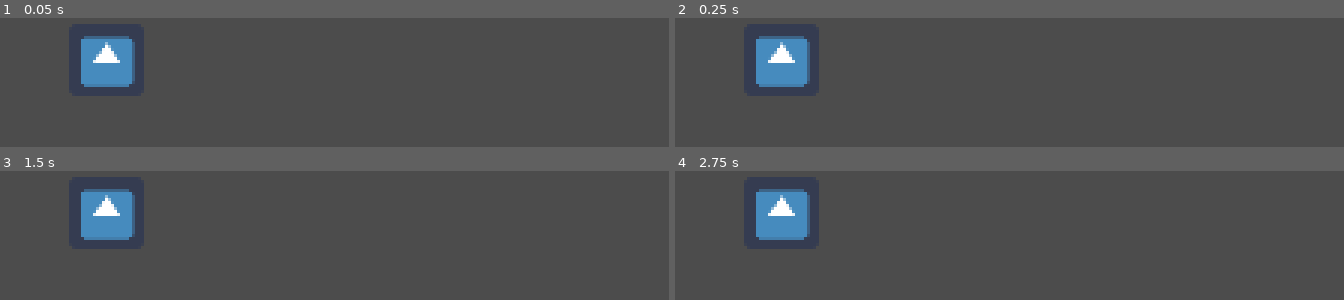
Above: before the commit, frames 1-4 (two rows, left to right).
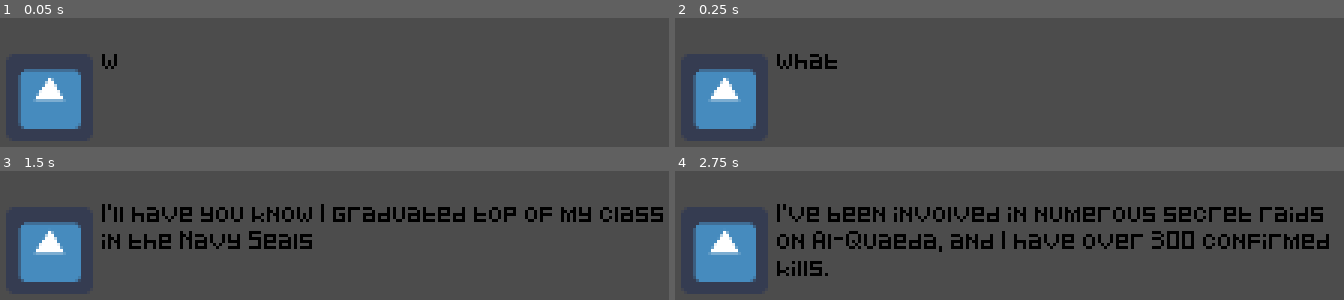
Above: after the commit, the same moments.

Repository: ElkkuTheBaws/ldjam46
Game: Godot game, scene res://UI/DialogBox.tscn
Same seed, same stepped clock (60 frames per second), same inputs: the game is played once before the commit and once after it. This scene is started directly instead of the project's main scene. The engine's default icon, where the game draws it, is replaced by a stand-in: a white triangle on a blue panel in a dark square.
Inputs:
- Up to frame 1 (0.05 s): no input
- Up to frame 2 (0.25 s): no input
- Up to frame 3 (1.5 s): tap Enter (ui_accept) at 0.5, 1.35 s; hold Right (ui_right) 0.53-1.28 s; hold Enter (ui_accept) 0.53-1.28 s; hold Down (ui_down) from 1.28 s (still down)
- Up to frame 4 (2.75 s): tap Enter (ui_accept) at 1.52, 1.82 s; release Down (ui_down) at 2.03 s; hold Right (ui_right) from 2.03 s (still down); hold Enter (ui_accept) from 2.03 s (still down)

The runs differ from the first frame. In frame 1, 7.4% of the frame differs, in the area x 2-21%, y 13-87%; in frame 2, 7.7%; in frame 3, 13%; in frame 4, 16%, in the area x 2-98%, y 13-87%.

Commit message:
Dialog box

Diff:
--- /dev/null
+++ b/Scripts/DialogBox.gd
@@ -0,0 +1,27 @@
+extends RichTextLabel
+
+export(Array, String) var dialog
+var page = 0
+
+
+# Called when the node enters the scene tree for the first time.
+func _ready() -> void:
+	set_text(dialog[0])
+	set_visible_characters(0)
+	set_process_input(true)
+
+
+
+func _input(event: InputEvent) -> void:
+	if event.is_action_pressed("ui_accept"):
+		if get_visible_characters() > get_total_character_count():
+			if page < dialog.size() - 1:
+				page += 1
+				set_text(dialog[page])
+				set_visible_characters(0)
+		else:
+			set_visible_characters(get_total_character_count())
+
+
+func _on_Timer_timeout() -> void:
+	set_visible_characters(get_visible_characters() + 1)
--- a/UI/DialogBox.tscn
+++ b/UI/DialogBox.tscn
@@ -1,26 +1,51 @@
-[gd_scene load_steps=3 format=2]
+[gd_scene load_steps=5 format=2]
 
 [ext_resource path="res://icon.png" type="Texture" id=1]
-[ext_resource path="res://UI/DialogBox.gd" type="Script" id=2]
+[ext_resource path="res://Scripts/DialogBox.gd" type="Script" id=2]
 
-[node name="DialogBox" type="Node2D"]
+[sub_resource type="DynamicFontData" id=1]
+antialiased = false
+hinting = 1
+font_path = "res://UI/Pixeled.ttf"
+
+[sub_resource type="DynamicFont" id=2]
+size = 5
+use_mipmaps = true
+extra_spacing_top = -3
+extra_spacing_bottom = -3
+font_data = SubResource( 1 )
+
+[node name="DialogBox" type="Area2D"]
+position = Vector2( -15.7861, 8.39687 )
 
 [node name="CollisionPolygon2D" type="CollisionPolygon2D" parent="."]
-modulate = Color( 0.027451, 0.027451, 0.027451, 1 )
-position = Vector2( 12.0305, 0.335865 )
-polygon = PoolVector2Array( 16, 40, 224, 40, 224, 72, 16, 72 )
+modulate = Color( 0, 0, 0, 1 )
+position = Vector2( 47.6416, 28.9085 )
+scale = Vector2( 1.02516, 1.22304 )
+polygon = PoolVector2Array( -25.0377, 10.0461, 198.962, 10.0461, 198.962, 42.0461, -25.0377, 42.0461 )
+
+[node name="Timer" type="Timer" parent="."]
+wait_time = 0.05
+autostart = true
 
 [node name="RichTextLabel" type="RichTextLabel" parent="."]
-margin_left = 61.3588
-margin_top = 44.3359
-margin_right = 230.359
-margin_bottom = 69.3359
+process_priority = 1
+margin_left = 60.0
+margin_top = 43.0
+margin_right = 250.0
+margin_bottom = 77.0
+custom_fonts/normal_font = SubResource( 2 )
+custom_colors/default_color = Color( 0, 0, 0, 1 )
+tab_size = 0
 script = ExtResource( 2 )
 __meta__ = {
 "_edit_use_anchors_": false
 }
+dialog = [ "what the fuck did you just say about me you little bitch?", "I'll have you know I graduated top of my class in the Navy Seals", "I've been involved in numerous secret raids on Al-Quaeda, and I have over 300 confirmed kills." ]
 
 [node name="Sprite" type="Sprite" parent="."]
-position = Vector2( 45.6489, 56 )
-scale = Vector2( 0.38073, 0.375482 )
+process_priority = 1
+position = Vector2( 42.2902, 59.8626 )
+scale = Vector2( 0.464699, 0.454203 )
 texture = ExtResource( 1 )
+[connection signal="timeout" from="Timer" to="RichTextLabel" method="_on_Timer_timeout"]
Binary file added: UI/Pixeled.ttf
